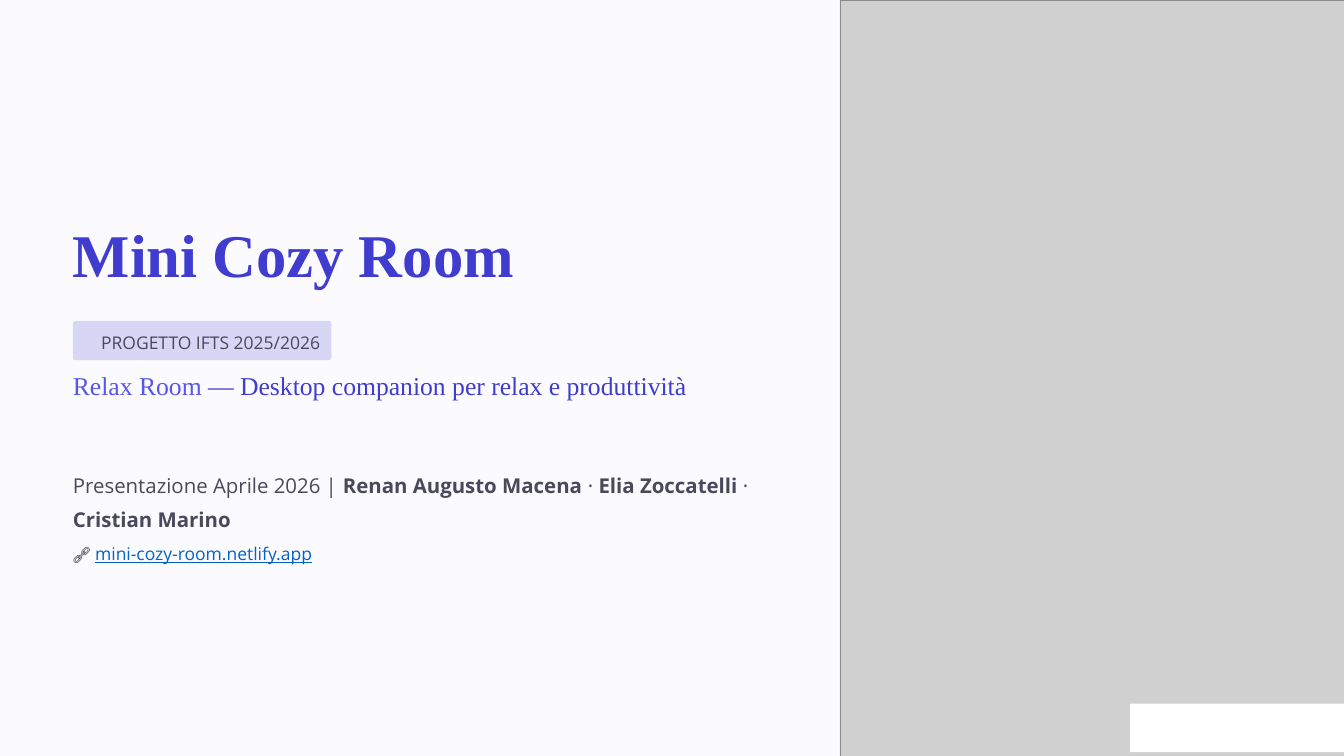
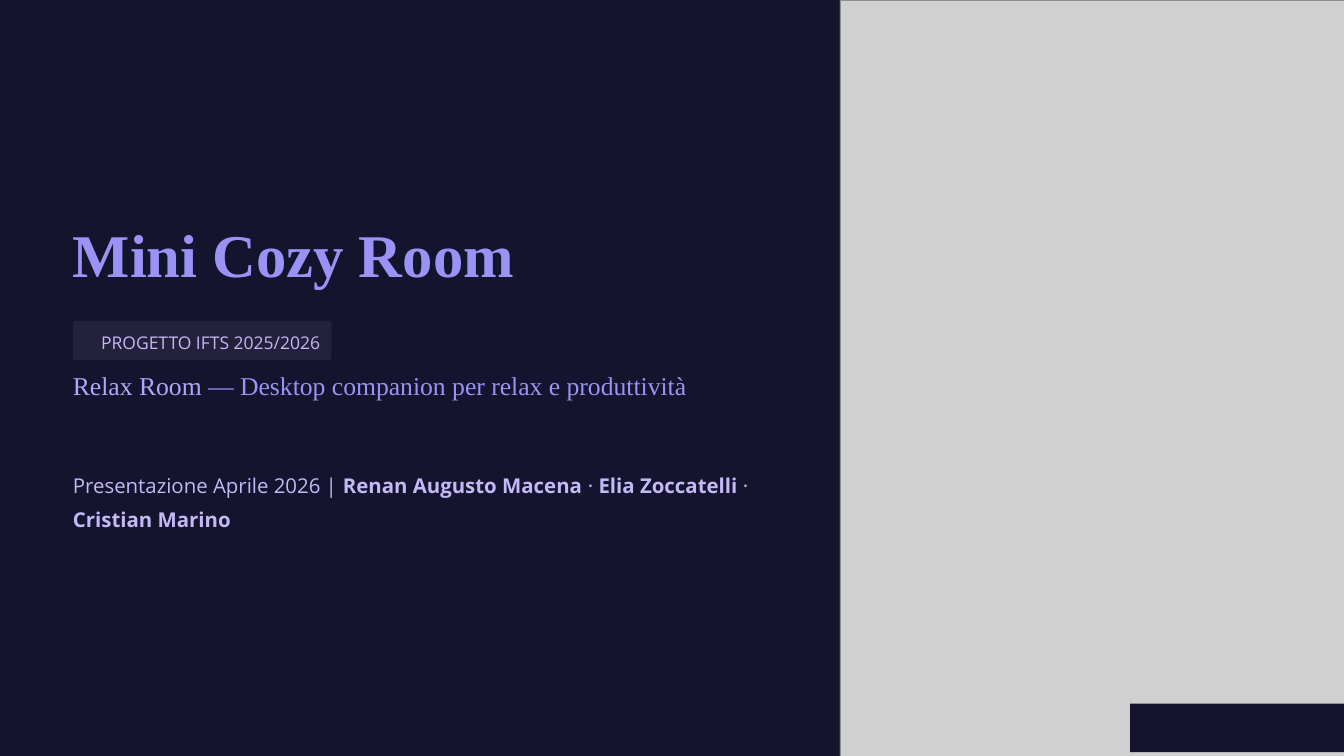
Before and after one commit to renanaugustomacena-ux/Projectwork-IFTS-Private, a slide deck: slide 1 of finale.pptx. Drawn at 1344x756 pixels with LibreOffice and Linux fonts; fonts in the diff are those of the drawing; grey boxes stand for pictures; background and template pictures are left out. Boxes give left, top, right and bottom in pixels: in the first picture for what was removed or moved away, otherwise in the second. Text is boxed around its words. In the diff, an @@ line names an element or a change of style, - is before the commit and + after.

```diff
--- a/finale.pptx
+++ b/finale.pptx
@@ background #000000 to #0B0B14 @@
@@ rectangle at [0, 0, 1344, 756]: fill #FBFAFF to #14142E @@
@@ text "Mini Cozy Room" at [73, 235, 514, 288]: text colour #403CCF to #9A93F5 @@
@@ rounded rectangle at [73, 321, 332, 360]: fill #D7D6F5 to #23213C @@
@@ text "PROGETTO IFTS 2025/2026" at [101, 336, 320, 349]: text colour #49495A to #C4B8F5 @@
@@ text "Relax Room — Desktop companion ..." at [73, 377, 686, 400]: text colour #5955EB to #ADA8F9 in "Relax Room"; text colour #403CCF to #9A93F5 in "— Desktop companion per relax e produttività" @@
@@ text "Presentazione Aprile 2026 | Renan ..." at [73, 477, 737, 527]: text colour #49495A to #C4B8F5 @@
@@ text at [95, 546, 312, 565]: paragraph removed @@
-🔗 mini-cozy-room.netlify.app
@@ rectangle at [1130, 704, 1344, 753]: fill #FFFFFF to #14142E @@
```
Also in this commit, not shown: 9 other slides changed, 1 slide added, 1 other file.
